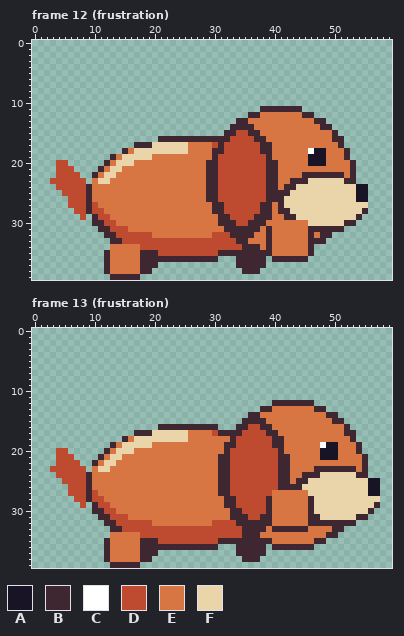
Two versions of one pixel-art file, art/antagonists/dog-antagonist.aseprite. The picture above is the old version.
60x40 pixels, 15 frames. Shown: frame 12 (frustration), frame 13 (frustration). The commit also changed other frames, which this record leaves out.
Palette (. is transparent): A #181425  B #3e2731  C #ffffff  D #be4a2f  E #d77643  F #ead4aa
Pixels before, frame 12 (frustration), first column x 3:
11 ...................................BBBBBBB...........
12 .................................BBEEEEEEEBB.........
13 ...............................BBEEEEEEEEEEEBB.......
14 ..............................BBBBEEEEEEEEEEEBB......
15 .............................BBDDBBEEEEEEEEEEEEB.....
16 ..................BBBBBBBBBBBBDDDDBBEEEEEEEEEEEBB....
17 ..............BBBFFFFFFEEEEDBDDDDDDBBEEEEEEEEEEEB....
18 ............BEFFFFFFFFFEEEEBBDDDDDDBBEEEEEECAAEEEB...
19 ..........BEFFFFFEEEEEEEEEEBDDDDDDDDBEEEEEEAAAEEEB...
20 .DD......BEFFFEEEEEEEEEEEEBBDDDDDDDDBBEEEEEAAAEEEEB..
21 .DDD....BEFFEEEEEEEEEEEEEEBBDDDDDDDDBBEEEEEEEEEEEEB..
22 .DDDD..BEFFEEEEEEEEEEEEEEEBBDDDDDDDDBBEEEEBBBBBBBEB..
23 DDDDDD.EFFEEEEEEEEEEEEEEEEBBDDDDDDDDBBEEBBBFFFFFFBB..
24 .DDDDDBEEEEEEEEEEEEEEEEEEEBBDDDDDDDDBBEBBFFFFFFFFFFAA
25 ..DDDDBEEEEEEEEEEEEEEEEEEEBBDDDDDDDDBBBBFFFFFFFFFFFAA
26 ...DDDBEEEEEEEEEEEEEEEEEEEBBDDDDDDDDBBBFFFFFFFFFFFFAA
27 ...DDDBDEEEEEEEEEEEEEEEEEEEBBDDDDDDBBEBFFFFFFFFFFFFFF
28 ....DDBDDEEEEEEEEEEEEEEEEEEBBDDDDDDBBEBBFFFFFFFFFFFFB
29 .....D.BDDEEEEEEEEEEEEEEEEEEBBDDDDBBBEEBBFFFFFFFFFFB.
30 .......BBDDEEEEEEEEEEEEEEEEEBBBDDBBBEEEEEEEFFFFFFBB..
31 ........BBDDDEEEEEEEEEEEEEEEEBBBBBBEBEEEEEEBBBBBB....
32 .........BBDDDDDDEEEEEEEEEEDDDBBBBEEBEEEEEEBEBB......
33 ..........BBDDDDDDDDDDDDDDDDDDDBBEEEBEEEEEEBBB.......
34 ..........EEEEEDDDDDDDDDDDDDDDDDBBBEBEEEEEEB.........
35 .........BEEEEEBBBDDDDDDDDDDBBBBBBBBBEEEEEEB.........
36 .........BEEEEEBBBBBBBBBBBBB...BBBBB.BBBBBB..........
37 .........BEEEEEBBB.............BBBBB.................
38 .........BEEEEEBB...............BBB..................
39 ..........BBBBB......................................
Pixels before, frame 13 (frustration), first column x 3:
12 .....................................BBBBBBB...........
13 ...................................BBEEEEEEEBB.........
14 .................................BBEEEEEEEEEEEBB.......
15 ................................BBBBEEEEEEEEEEEBB......
16 ..................BBBBBBBBBB...BBDDBBEEEEEEEEEEEEB.....
17 ..............BBBFFFFFFEEEEDBBBBDDDDBBEEEEEEEEEEEBB....
18 ............BEFFFFFFFFFEEEEEEEBDDDDDDBBEEEEEEEEEEEB....
19 ..........BEFFFFFEEEEEEEEEEEEBBDDDDDDBBEEEEEECAAEEEB...
20 .DD......BEFFFEEEEEEEEEEEEEEEBDDDDDDDDBEEEEEEAAAEEEB...
21 .DDD....BEFFEEEEEEEEEEEEEEEEBBDDDDDDDDBBEEEEEAAAEEEEB..
22 .DDDD..BEFFEEEEEEEEEEEEEEEEEBBDDDDDDDDBBEEEEEEEEEEEEB..
23 DDDDDD.EFFEEEEEEEEEEEEEEEEEEBBDDDDDDDDBBEEEEBBBBBBBEB..
24 .DDDDDBEEEEEEEEEEEEEEEEEEEEEBBDDDDDDDDBBEEBBBFFFFFFBB..
25 ..DDDDBEEEEEEEEEEEEEEEEEEEEEBBDDDDDDDDBBEBBFFFFFFFFFFAA
26 ...DDDBEEEEEEEEEEEEEEEEEEEEEBBDDDDDDDDBBBBFFFFFFFFFFFAA
27 ...DDDBDEEEEEEEEEEEEEEEEEEEEBBDDDDDDDEEEEEEFFFFFFFFFFAA
28 ....DDBDDEEEEEEEEEEEEEEEEEEEEBBDDDDDBEEEEEEBFFFFFFFFFFF
29 .....D.BDDEEEEEEEEEEEEEEEEEEEBBDDDDDBEEEEEEBFFFFFFFFFFB
30 .......BBDDEEEEEEEEEEEEEEEEEEEBBDDDDBEEEEEEBFFFFFFFFFB.
31 ........BBDDDEEEEEEEEEEEEEEEEEBBBDDBBEEEEEEBBFFFFFFBB..
32 .........BBDDDDDDEEEEEEEEEEDDDDBBBBBBEEEEEEBBBBBBBB....
33 ..........BBDDDDDDDDDDDDDDDDDDDDBBBBEBBBBBBEEEEBB......
34 ..........EEEEEDDDDDDDDDDDDDDDDDBBBEEEEEEEEEEEBB.......
35 .........BEEEEEBBBDDDDDDDDDDBBBBBBBBBEEEEEEEBB.........
36 .........BEEEEEBBBBBBBBBBBBB...BBBBB.BBBBBBB...........
37 .........BEEEEEBBB.............BBBBB...................
38 .........BEEEEEBB...............BBB....................
39 ..........BBBBB........................................
And afterwards:
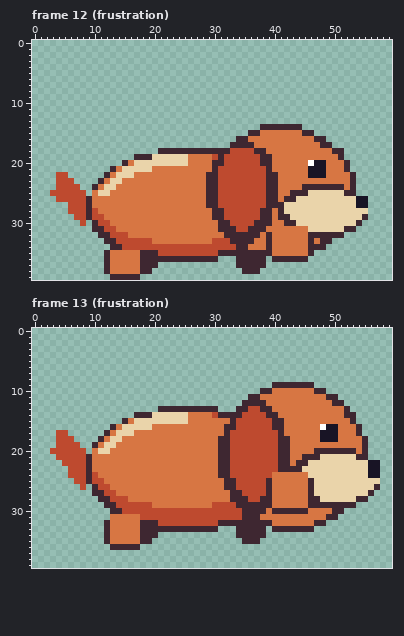
From the commit log: Make dog frustration visibly hop and stomp
From old to new:
Frame 12 (frustration):
y 11: x 38..44 BBBBBBB -> .......
y 12: x 36..46 BBEEEEEEEBB -> ...........
y 13: x 34..48 BBEEEEEEEEEEEBB -> ...............
y 14: x 33..49 BBBBEEEEEEEEEEEBB -> .....BBBBBBB.....
y 15: x 32..35 BBDD -> ....; x 45..50 EEEEEB -> BB....
y 16: x 21..38 BBBBBBBBBBBBDDDDBB -> .............BBEEE; x 47..51 EEEBB -> BB...
y 17: x 17..39 BBBFFFFFFEEEEDBDDDDDDBB -> ................BBBBEEE; x 48..51 EEEB -> BB..
y 18: x 15..29 BEFFFFFFFFFEEEE -> ......BBBBBBBBB; x 32 D -> B; x 37 D -> B; x 39 B -> E; x 46..48 CAA -> EEE; x 50..52 EEB -> BB.
y 19: x 13..25 BEFFFFFEEEEEE -> ....BBBFFFFFF; x 30..31 BD -> DB; x 38 D -> B; x 46..48 AAA -> EEE; x 51..52 EB -> B.
y 20: x 4..5 DD -> ..; x 12..25 BEFFFEEEEEEEEE -> ...BEFFFFFFFFF; x 29 B -> E; x 31 D -> B; x 38 D -> B; x 40 B -> E; x 46 A -> C; x 52..53 EB -> B.
y 21: x 4..6 DDD -> ...; x 11..19 BEFFEEEEE -> ..BEFFFFF; x 29 B -> E; x 40 B -> E; x 46..48 EEE -> AAA; x 52..53 EB -> B.
y 22: x 6..7 DD -> ..; x 10..16 BEFFEEE -> ..BEFFF; x 45..51 BBBBBBB -> EAAAEEE
y 23: x 3 D -> .; x 7..8 DD -> ..; x 10..14 EFFEE -> .BEFF; x 43..52 BBBFFFFFFB -> EEEEEEEEEE
y 24: x 8..10 DBE -> ..B; x 12..13 EE -> FF; x 42..55 BBFFFFFFFFFFAA -> EEEBBBBBBBEB..
y 25: x 3..4 .. -> DD; x 9 B -> .; x 11..12 EE -> FF; x 41..45 BBFFF -> EEBBB; x 52..55 FFAA -> BB..
y 26: x 4..5 .. -> DD; x 41..43 BFF -> EBB
y 27: x 10 D -> E; x 29 E -> B; x 31 B -> D; x 38 B -> D; x 40 E -> B; x 54..55 FF -> AA
y 28: x 6 . -> D; x 11 D -> E; x 42 B -> F; x 55 B -> F
y 29: x 7 . -> D; x 9..10 .B -> BD; x 12 D -> E; x 30 E -> B; x 32 B -> D; x 37 B -> D; x 41 E -> B; x 43 B -> F; x 54..55 B. -> FB
y 30: x 8 . -> D; x 11 B -> D; x 13 D -> E; x 33 B -> D; x 36 B -> D; x 39 E -> B; x 42..45 EEEE -> BBFF; x 52..54 BB. -> FFB
y 31: x 10 . -> B; x 12 B -> D; x 14..15 DD -> EE; x 31 E -> B; x 34..35 BB -> DD; x 38..39 EB -> BE; x 46..53 BBBBBB.. -> FFFFFFBB
y 32: x 11 . -> B; x 13 B -> D; x 16..19 DDDD -> EEEE; x 30..32 DDD -> EEB; x 37 E -> B; x 47 E -> B; x 50..51 .. -> BB
y 33: x 12 . -> B; x 14 B -> D; x 20..29 DDDDDDDDDD -> EEEEEEEEEE; x 33 D -> B; x 36 E -> B; x 47 B -> E; x 49 . -> B
y 34: x 13..17 EEEEE -> BBDDD; x 34 D -> B; x 36..37 BB -> EE; x 47..48 .. -> BB
Frame 13 (frustration):
y 9: x 40..46 ....... -> BBBBBBB
y 10: x 38..48 ........... -> BBEEEEEEEBB
y 11: x 36..50 ............... -> BBEEEEEEEEEEEBB
y 12: x 35..51 .....BBBBBBB..... -> BBBBEEEEEEEEEEEBB
y 13: x 21..30 .......... -> BBBBBBBBBB; x 34..37 .... -> BBDD; x 47..52 BB.... -> EEEEEB
y 14: x 17..40 ...................BBEEE -> BBBFFFFFFEEEEDBBBBDDDDBB; x 49..53 BB... -> EEEBB
y 15: x 15..41 ....................BBBBEEE -> BEFFFFFFFFFEEEEEEEBDDDDDDBB; x 50..53 BB.. -> EEEB
y 16: x 13..35 ........BBBBBBBBBB...BB -> BEFFFFFEEEEEEEEEEEEBBDD; x 38..41 BBEE -> DDBB; x 48..50 EEE -> CAA; x 52..54 B.. -> EEB
y 17: x 4..5 .. -> DD; x 12..25 .....BBBFFFFFF -> BEFFFEEEEEEEEE; x 30..31 DB -> EE; x 33..34 BB -> DD; x 39..41 BBE -> DDB; x 48..50 EEE -> AAA; x 52..54 BB. -> EEB
y 18: x 4..6 ... -> DDD; x 11..15 ....B -> BEFFE; x 17..25 FFFFFFFFF -> EEEEEEEEE; x 31..33 EEB -> BBD; x 40 B -> D; x 42 E -> B; x 48..50 EEE -> AAA; x 53..55 B.. -> EEB
y 19: x 4..7 .... -> DDDD; x 10..13 ...B -> BEFF; x 15..19 FFFFF -> EEEEE; x 31 E -> B; x 33 B -> D; x 40 B -> D; x 42 E -> B; x 48..50 CAA -> EEE; x 54..55 B. -> EB
y 20: x 3 . -> D; x 6..8 ... -> DDD; x 10..12 ..B -> EFF; x 14..16 FFF -> EEE; x 31 E -> B; x 42 E -> B; x 47..55 EAAAEEEB. -> BBBBBBBEB
y 21: x 7..11 ....B -> DDBEE; x 13..14 FF -> EE; x 45..54 EEEAAAEEEE -> BBBFFFFFFB
y 22: x 4 D -> .; x 8..10 ..B -> DBE; x 12..13 FF -> EE; x 44..57 EEEEEEEEEEEB.. -> BBFFFFFFFFFFAA
y 23: x 3..5 DDD -> ...; x 9 . -> B; x 11..12 FF -> EE; x 43..57 EEEEBBBBBBBEB.. -> BBFFFFFFFFFFFAA
y 24: x 4..5 DD -> ..; x 10 E -> D; x 40..42 DBB -> EEE; x 45..47 BBB -> EFF; x 54..57 BB.. -> FFAA
y 25: x 5..6 DD -> ..; x 10..11 EE -> DD; x 31 B -> E; x 33 D -> B; x 39..42 DDBB -> BEEE; x 44..46 BBF -> EEB; x 56..57 AA -> FF
y 26: x 6..7 DD -> ..; x 9..12 BEEE -> .BDD; x 31 B -> E; x 33 D -> B; x 39..46 DDBBBBFF -> BEEEEEEB; x 56..57 AA -> FB
y 27: x 6..13 DDDBDEEE -> ....BBDD; x 31..34 BBDD -> EEBB; x 39 D -> B; x 46 F -> B; x 56..57 AA -> B.
y 28: x 7..15 DDBDDEEEE -> ....BBDDD; x 32 B -> E; x 34..35 DD -> BB; x 38 D -> B; x 47 F -> B; x 54..57 FFFF -> BB..
y 29: x 8 D -> .; x 10..19 BDDEEEEEEE -> ..BBDDDDDD; x 30..38 EEBBDDDDD -> DDDDBBBBB; x 47..57 FFFFFFFFFFB -> BBBBBBB....
y 30: x 10..56 BBDDEEEEEEEEEEEEEEEEEEEBBDDDDBEEEEEEBFFFFFFFFFB -> ...BBDDDDDDDDDDDDDDDDDDDDBBBBEBBBBBBEEEEBB.....
y 31: x 11..15 BBDDD -> ..EEE; x 18..34 EEEEEEEEEEEEEEEBB -> DDDDDDDDDDDDDDDDD; x 36..39 DDBB -> BBEE; x 46..55 BBFFFFFFBB -> EEEBB.....
y 32: x 13..29 BDDDDDDEEEEEEEEEE -> EEEEEBBBDDDDDDDDD; x 31..33 DDD -> BBB; x 46 B -> E; x 49..53 BBBBB -> .....
y 33: x 12..34 .BBDDDDDDDDDDDDDDDDDDDD -> BEEEEEBBBBBBBBBBBBB...B; x 39 E -> .; x 46..51 EEEEBB -> B.....
y 34: x 12 . -> B; x 18..34 DDDDDDDDDDDDDDDDD -> BBB.............B; x 38..50 EEEEEEEEEEEBB -> B............
y 35: x 20..34 BDDDDDDDDDDBBBB -> ...............; x 38..48 BBEEEEEEEBB -> ...........
y 36: x 12..30 BEEEEEBBBBBBBBBBBBB -> .BBBBB.............; x 34..38 BBBBB -> .....; x 40..46 BBBBBBB -> .......
y 37: x 12..20 BEEEEEBBB -> .........; x 34..38 BBBBB -> .....
y 38: x 12..19 BEEEEEBB -> ........; x 35..37 BBB -> ...
y 39: x 13..17 BBBBB -> .....
Boxes around the changes in both pictures, in picture pixels (x1, y1, x2, y2):
changed: (50, 106, 368, 250)
changed: (50, 382, 380, 568)
